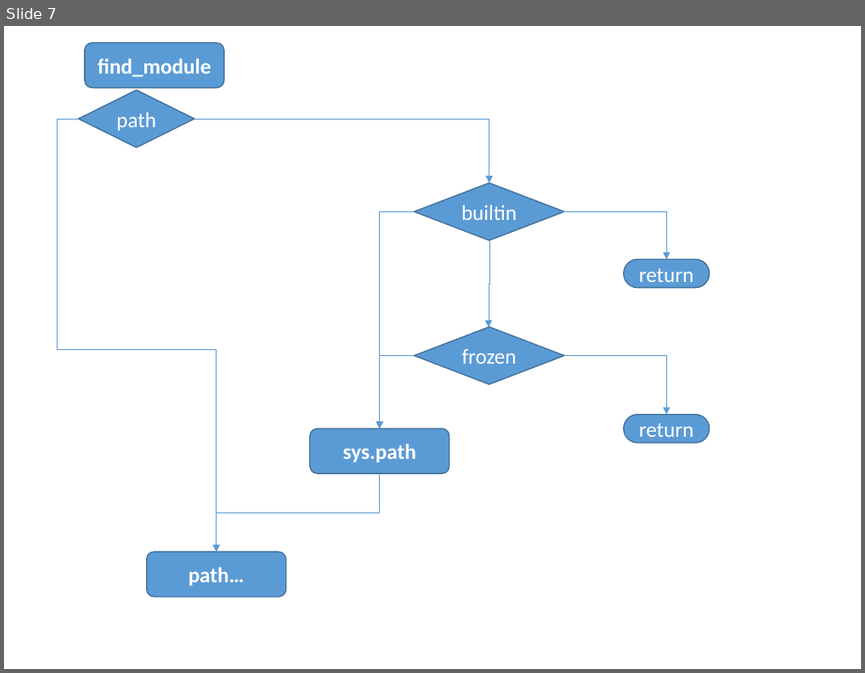
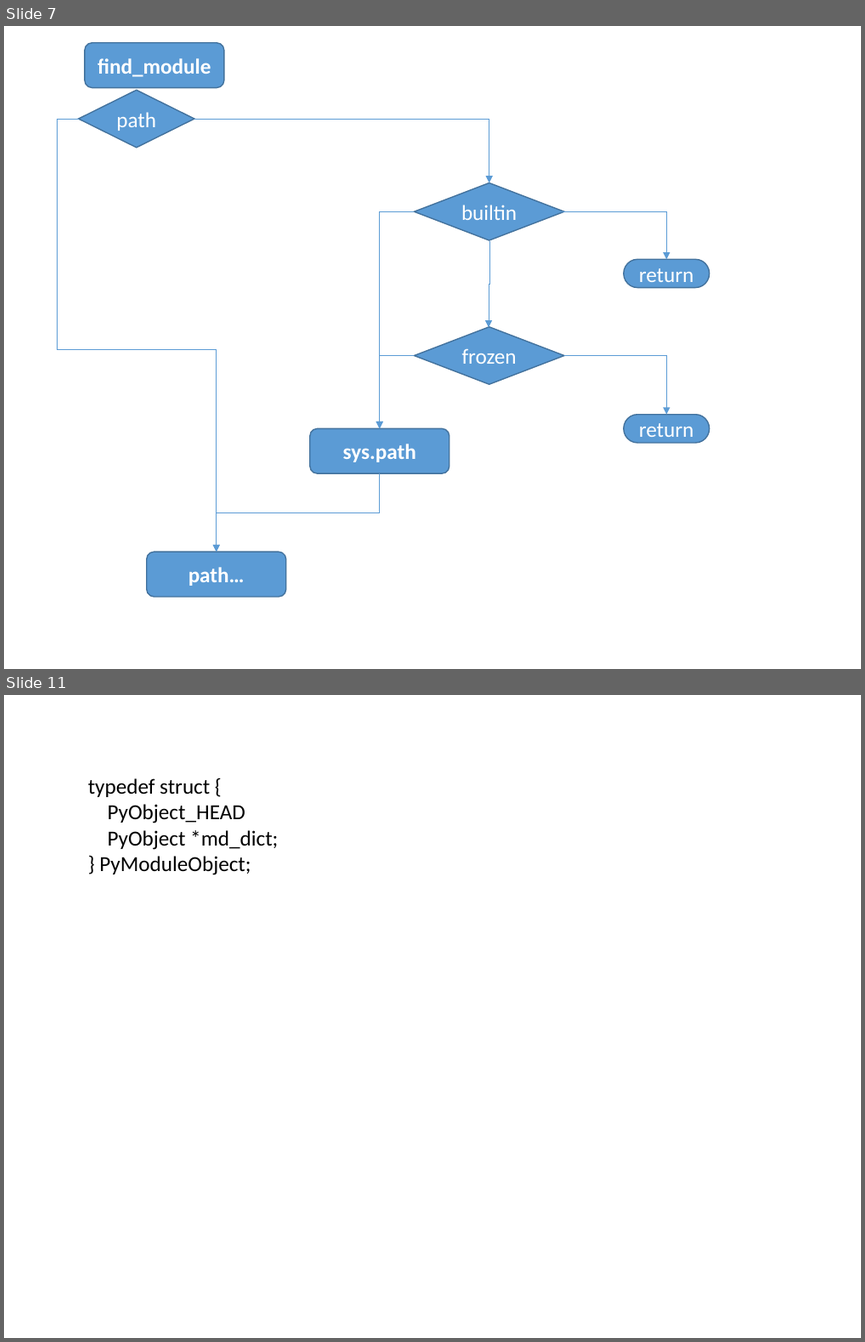
Before and after one commit to menfeng/studynote, a slide deck: python/source code/import/import.pptx. Shown one above the other, each under a label of ours: slide 7 before the commit, slides 7 and 11 after it; the slides between them are not shown. The pictures are 865x673 and 865x1342 pixels, drawn with LibreOffice and Linux fonts; fonts in the diff are those of the drawing. Boxes give left, top, right and bottom in pixels: in the first picture for what was removed or moved away, otherwise in the second. Text is boxed around its words. In the diff, an @@ line names an element or a change of style, - is before the commit and + after.

```diff
--- a/python/source code/import/import.pptx
+++ b/python/source code/import/import.pptx
@@ slide 11 added at (4,695,861,1338), background #FFFFFF @@
@@ text added at (88,778,278,875), 18 pt, text #000000 @@
+typedef struct {
+PyObject_HEAD
+PyObject *md_dict;
+} PyModuleObject;
```
Also in this commit, not shown: 2 slides changed, 7 other slides added, 1 slide removed, 2 other files.
